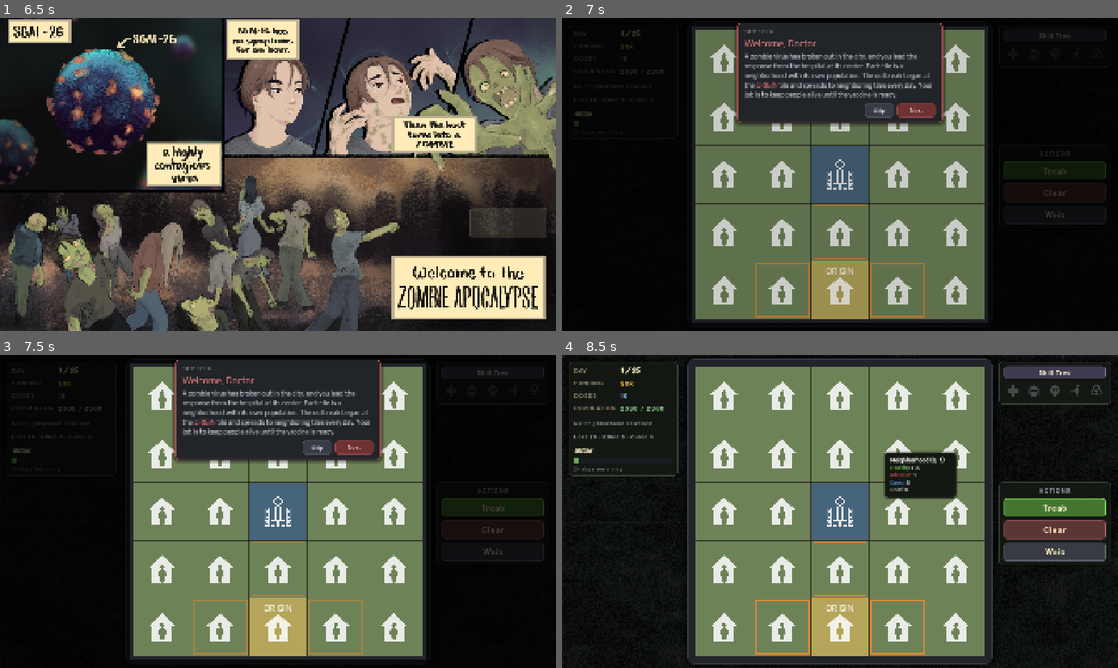
Above: before the commit, frames 1-4 (two rows, left to right).
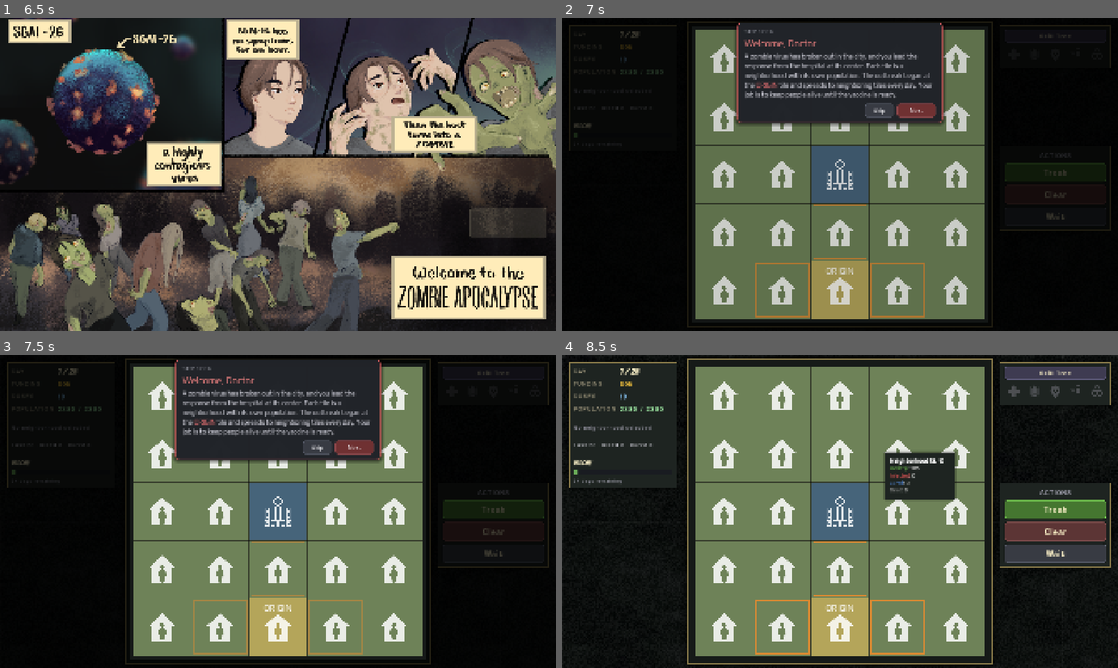
Above: after the commit, the same moments.

Repository: yuleedev/sgai-26
Game: Godot game, scene res://scenes/start_screen.tscn
The game is run twice, just before and just after one commit, with the same random seed, the same clock (stepped at 60 frames per second) and the same inputs. Sound files missing from this copy of the repository are replaced by a short silence.
Inputs (mouse positions are in pixels of both pictures, inside the frame that each line leads up to):
- Up to frame 1 (6.5 s): tap Enter (ui_accept) at 0.5, 0.77, 1.52, 3.02, 3.77, 4.52, 6.02 s; move the mouse to (400, 158) at 0.52 s; click (400, 158) at 0.67 s; move the mouse to (166, 190) at 1.27 s; click (166, 190) at 1.42 s; move the mouse to (333, 105) at 2.02 s; click (333, 105) at 2.17 s; move the mouse to (250, 237) at 2.77 s; click (250, 237) at 2.92 s; move the mouse to (444, 221) at 3.52 s; click (444, 221) at 3.67 s; move the mouse to (111, 127) at 4.27 s; click (111, 127) at 4.42 s; move the mouse to (305, 174) at 5.02 s; click (305, 174) at 5.17 s; move the mouse to (194, 96) at 5.77 s; click (194, 96) at 5.92 s
- Up to frame 2 (7 s): click "START" at 6.5 s
- Up to frame 3 (7.5 s): click "Skill Tree" at 7.25 s
- Up to frame 4 (8.5 s): click "Skip" at 8 s

Frame 1 is identical in both runs. In frame 2, 0.8% of the frame differs, in the area x 1-99%, y 1-99%; in frame 3, 1.3%; in frame 4, 4.8%.

Commit message:
improved the ui(again)
Restyle all UI panels: flat dark background, square corners, full border

Diff:
--- a/scripts/core/game_manager.gd
+++ b/scripts/core/game_manager.gd
@@ -235,11 +235,14 @@
 	frame.mouse_filter = Control.MOUSE_FILTER_IGNORE
 
 	var sb := StyleBoxFlat.new()
-	sb.bg_color = Color(0.13, 0.14, 0.16)
-	sb.set_corner_radius_all(20)
-	sb.corner_detail = 12
-	sb.set_border_width_all(1)
-	sb.border_color = Color(0.22, 0.24, 0.28)
+	sb.bg_color = Palette.BOARD_FRAME_BG
+	sb.set_corner_radius_all(0)
+	sb.set_border_width_all(2)
+	sb.border_color = Palette.ACCENT_EDGE
+	sb.content_margin_left = 16
+	sb.content_margin_right = 16
+	sb.content_margin_top = 16
+	sb.content_margin_bottom = 16
 	sb.shadow_color = Color(0, 0, 0, 0.45)
 	sb.shadow_size = 26
 	frame.add_theme_stylebox_override("panel", sb)
@@ -997,7 +1000,7 @@
 	# VBoxContainer and divided by thin HSeparators, not separate bordered panels
 	var panel := PanelContainer.new()
 	panel.position = Vector2(HUD_MARGIN, 24)
-	panel.add_theme_stylebox_override("panel", _make_hud_panel_style())
+	panel.add_theme_stylebox_override("panel", _make_hud_panel_style(HudStyle.AccentEdge.BORDERED))
 	$UI.add_child(panel)
 	status_panel = panel
 
@@ -1014,7 +1017,7 @@
 	doses_value = _add_stat_row(vbox, "DOSES", Color(0.55, 0.8, 1.0))
 	population_value = _add_stat_row(vbox, "POPULATION", Color(0.6, 0.88, 0.62))
 
-	vbox.add_child(HSeparator.new())
+	vbox.add_child(_make_hud_separator())
 
 	# Section 2: Selected neighborhood
 	selection_header = Label.new()
@@ -1050,7 +1053,7 @@
 	clear_preview_label.add_theme_font_size_override("font_size", 18)
 	selection_stats_box.add_child(clear_preview_label)
 
-	vbox.add_child(HSeparator.new())
+	vbox.add_child(_make_hud_separator())
 
 	# Section 3: Outbreak totals
 	outbreak_totals_value = Label.new()
@@ -1060,7 +1063,7 @@
 	outbreak_totals_value.add_theme_color_override("font_color", Color(0.75, 0.75, 0.78))
 	vbox.add_child(outbreak_totals_value)
 
-	vbox.add_child(HSeparator.new())
+	vbox.add_child(_make_hud_separator())
 
 	# Section 4: Vaccine -- the other "important" moment, gets the same display font
 	var vaccine_label := Label.new()
@@ -1114,8 +1117,17 @@
 	row.add_child(value_label)
 	return value_label
 
-func _make_hud_panel_style() -> StyleBoxFlat:
-	return HudStyle.make_panel_style()
+func _make_hud_separator() -> HSeparator:
+	var sep := HSeparator.new()
+	var line_style := StyleBoxLine.new()
+	line_style.color = Palette.SEPARATOR_COLOR
+	line_style.thickness = 1
+	sep.add_theme_stylebox_override("separator", line_style)
+	sep.add_theme_constant_override("separation", 17)  # 1px line + 8px margin above and below
+	return sep
+
+func _make_hud_panel_style(accent_edge: HudStyle.AccentEdge = HudStyle.AccentEdge.NONE) -> StyleBoxFlat:
+	return HudStyle.make_panel_style(accent_edge)
 
 func _build_right_hud() -> void:
 	# one VBoxContainer owns both blocks now, so width and right-margin are set
@@ -1142,7 +1154,7 @@
 	# Sizing/positioning is owned by the parent right-hud VBoxContainer, not here.
 	var panel := PanelContainer.new()
 	panel.size_flags_horizontal = Control.SIZE_FILL
-	panel.add_theme_stylebox_override("panel", _make_hud_panel_style())
+	panel.add_theme_stylebox_override("panel", _make_hud_panel_style(HudStyle.AccentEdge.BORDERED))
 	skill_button_panel = panel
 
 	var vbox := VBoxContainer.new()
@@ -1197,7 +1209,7 @@
 	# sizing/positioning is owned by the parent right-hud VBoxContainer, not here
 	var panel := PanelContainer.new()
 	panel.size_flags_horizontal = Control.SIZE_FILL
-	panel.add_theme_stylebox_override("panel", _make_hud_panel_style())
+	panel.add_theme_stylebox_override("panel", _make_hud_panel_style(HudStyle.AccentEdge.BORDERED))
 	action_panel = panel
 
 	var vbox := VBoxContainer.new()
--- a/scripts/core/palette.gd
+++ b/scripts/core/palette.gd
@@ -7,8 +7,10 @@
 const TEXT_BONE_MUTED := Color(0.533, 0.511, 0.425)  # TEXT_BONE darkened ~45%, precomputed
                                                        # so this const doesn't rely on a method call
 
-const PANEL_BG := Color(0.08, 0.095, 0.075, 0.95)   # dark green-black, not neutral grey
-const PANEL_BORDER := Color(0.22, 0.24, 0.19)        # muted olive-grey, low contrast on purpose
+const PANEL_BG := Color("1E2421")  # fully opaque -- alpha 1.0 by default on a 6-digit hex
+const ACCENT_EDGE := Color("8A7B4A")  # the single accent-edge border color, replaces the old uniform border
+const BOARD_FRAME_BG := Color("161A18")
+const SEPARATOR_COLOR := Color("3A423C")
 
 const BUTTON_TEXT := TEXT_BONE
 const BUTTON_DISABLED_BG := Color(0.11, 0.12, 0.1)
--- a/scripts/ui/hud_style.gd
+++ b/scripts/ui/hud_style.gd
@@ -3,20 +3,19 @@
 # Shared HUD look, used by both game_manager.gd and skill_tree.gd so the two
 # screens can't quietly drift into two different-looking dark panel styles.
 
-static func make_panel_style() -> StyleBoxFlat:
+enum AccentEdge { NONE, BORDERED }
+
+static func make_panel_style(accent_edge: AccentEdge = AccentEdge.BORDERED) -> StyleBoxFlat:
 	var style := StyleBoxFlat.new()
 	style.bg_color = Palette.PANEL_BG
-	style.set_corner_radius_all(10)
-	style.corner_detail = 8
-	style.border_width_left = 1
-	style.border_width_right = 1
-	style.border_width_top = 1
-	style.border_width_bottom = 1
-	style.border_color = Palette.PANEL_BORDER
-	style.content_margin_left = 18
-	style.content_margin_right = 18
-	style.content_margin_top = 14
-	style.content_margin_bottom = 14
+	style.set_corner_radius_all(0)
+	style.content_margin_left = 16
+	style.content_margin_right = 16
+	style.content_margin_top = 16
+	style.content_margin_bottom = 16
+	if accent_edge == AccentEdge.BORDERED:
+		style.set_border_width_all(2)
+		style.border_color = Palette.ACCENT_EDGE
 	style.shadow_color = Color(0, 0, 0, 0.35)
 	style.shadow_size = 8
 	return style
--- a/scripts/ui/skill_tree.gd
+++ b/scripts/ui/skill_tree.gd
@@ -121,7 +121,7 @@
 func _apply_theme() -> void:
 	bg_overlay.color = Color(0.03, 0.035, 0.045, 0.82)
 
-	var panel_bg := HudStyle.make_panel_style()
+	var panel_bg := HudStyle.make_panel_style(HudStyle.AccentEdge.BORDERED)
 	panel_bg.content_margin_left = 32
 	panel_bg.content_margin_right = 32
 	panel_bg.content_margin_top = 26
